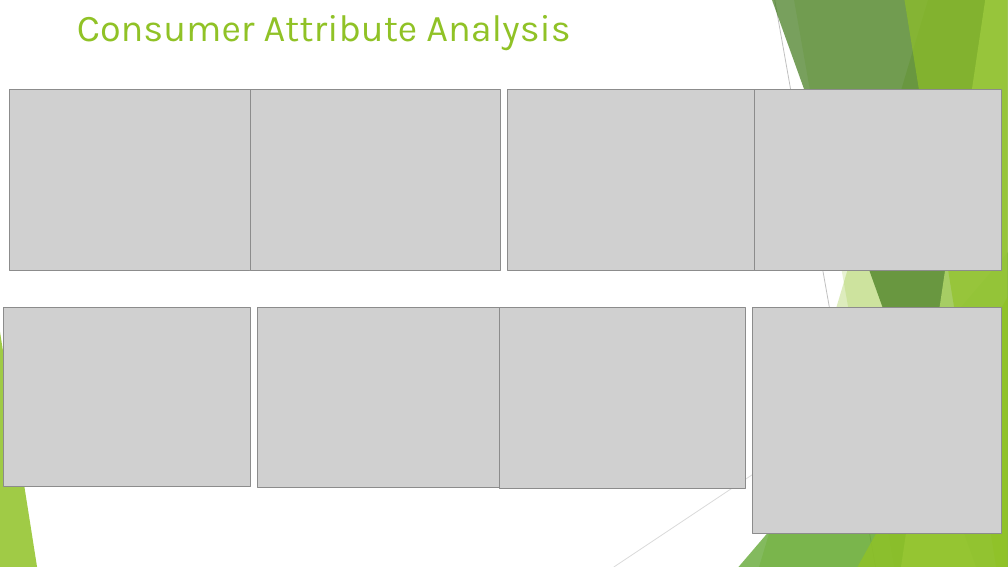
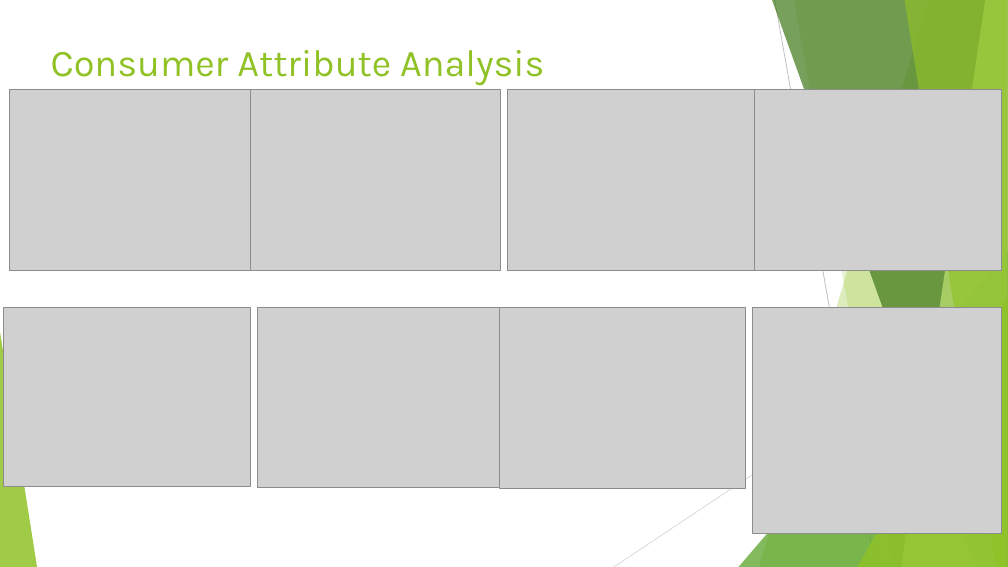
Before and after one commit to sivavaddadi/LendingClubCaseStudy, a slide deck: slide 7 of Lending_Club_Case_Study.pptx. Drawn at 1008x567 pixels with LibreOffice and Linux fonts; fonts in the diff are those of the drawing; grey boxes stand for pictures. Boxes give left, top, right and bottom in pixels: in the first picture for what was removed or moved away, otherwise in the second. Text is boxed around its words. In the diff, an @@ line names an element or a change of style, - is before the commit and + after.

Commit message:
updated analysis report

```diff
--- a/Lending_Club_Case_Study.pptx
+++ b/Lending_Club_Case_Study.pptx
@@ title "Consumer Attribute Analysis": place and size @@
-title "Consumer Attribute Analysis" at bbox=[77, 15, 570, 51]
+title "Consumer Attribute Analysis" at bbox=[51, 50, 544, 86]
```
Also in this commit, not shown: 13 other slides changed.
